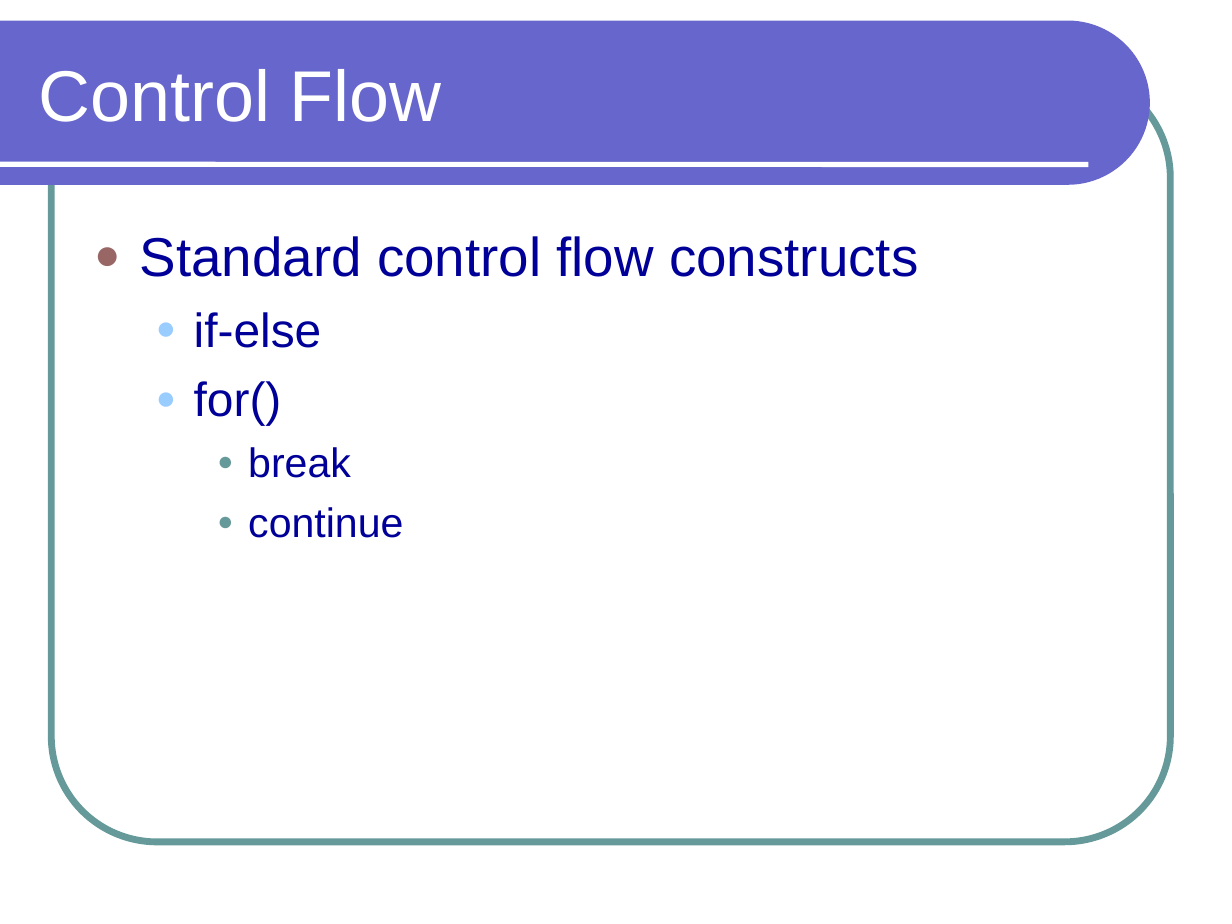
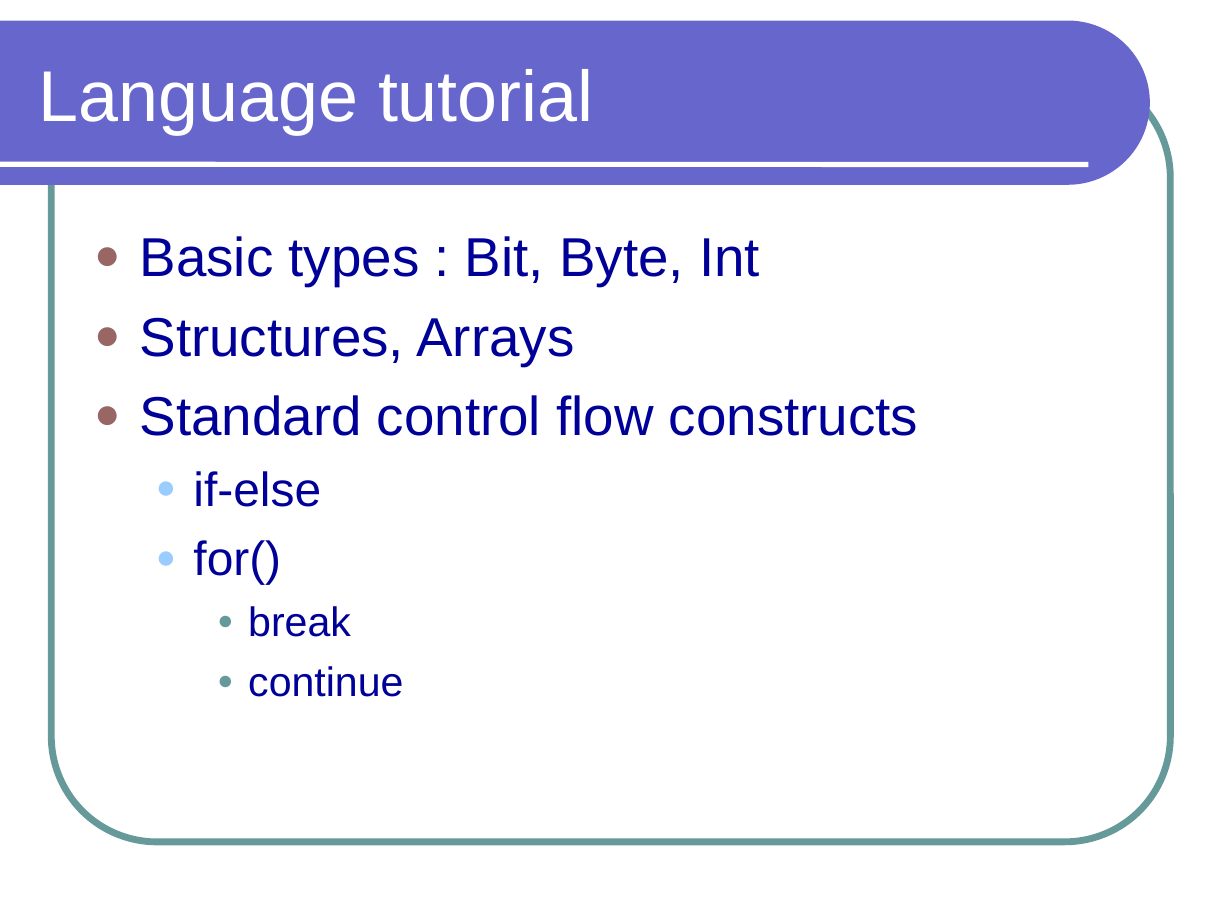
Before and after one commit to preethinarayan/plt-bdpl, a slide deck: slide 6 of bdpl/doc/Presentation/BDPL.ppt (slide 8 before the commit). Drawn at 1232x924 pixels with LibreOffice and Linux fonts; fonts in the diff are those of the drawing. Boxes give left, top, right and bottom in pixels: in the first picture for what was removed or moved away, otherwise in the second. Text is boxed around its words. In the diff, an @@ line names an element or a change of style, - is before the commit and + after.

```diff
--- a/bdpl/doc/Presentation/BDPL.ppt
+++ b/bdpl/doc/Presentation/BDPL.ppt
@@ title at bbox=[38, 69, 594, 134]: text changed @@
-Control Flow
+Language tutorial
@@ text at bbox=[140, 236, 760, 365]: paragraphs added @@
+● Basic types : Bit, Byte, Int
+● Structures, Arrays
```
Also in this commit, not shown: 5 other slides changed, 1 slide added, 2 slides removed, 1 other file.
